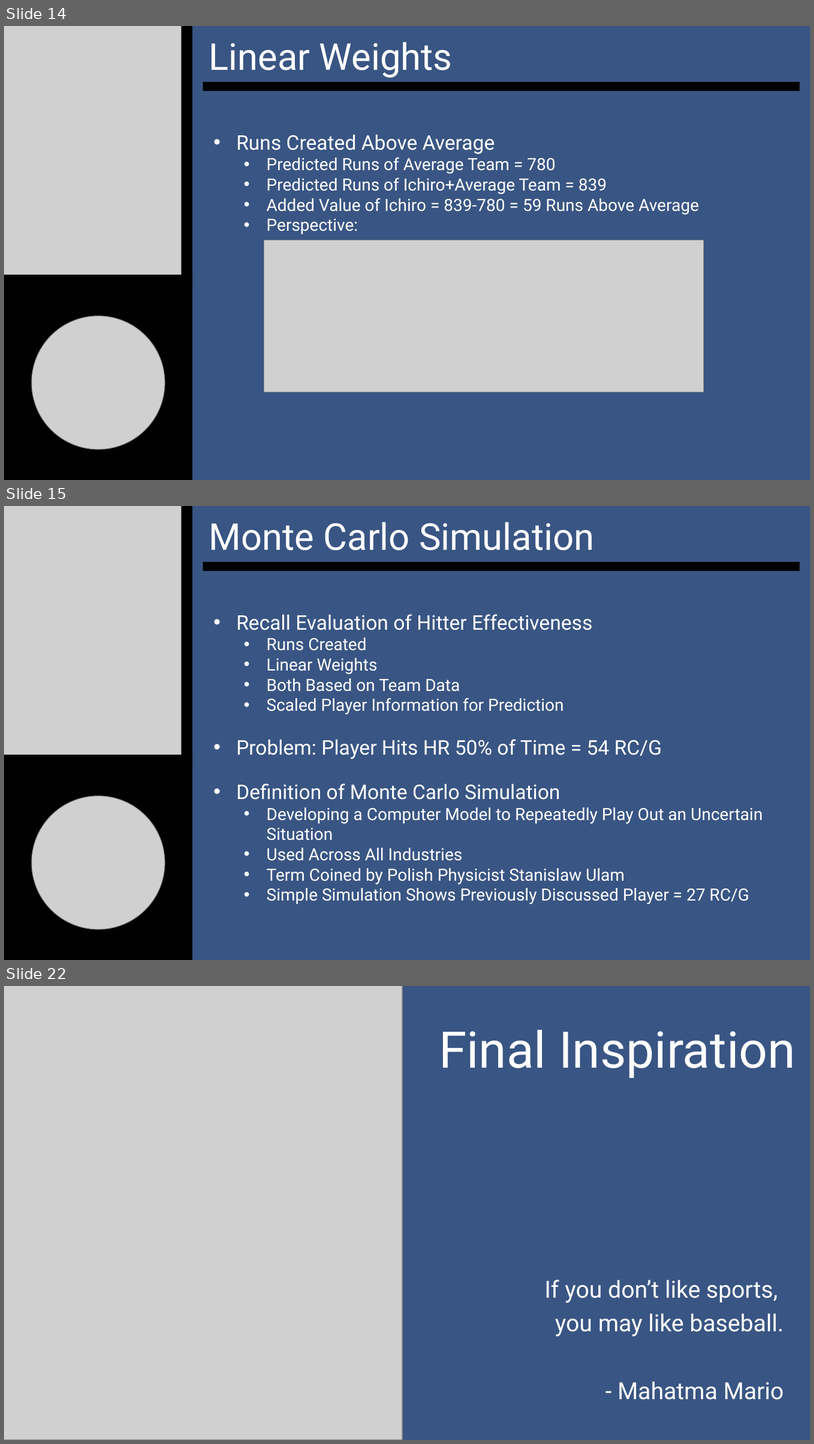
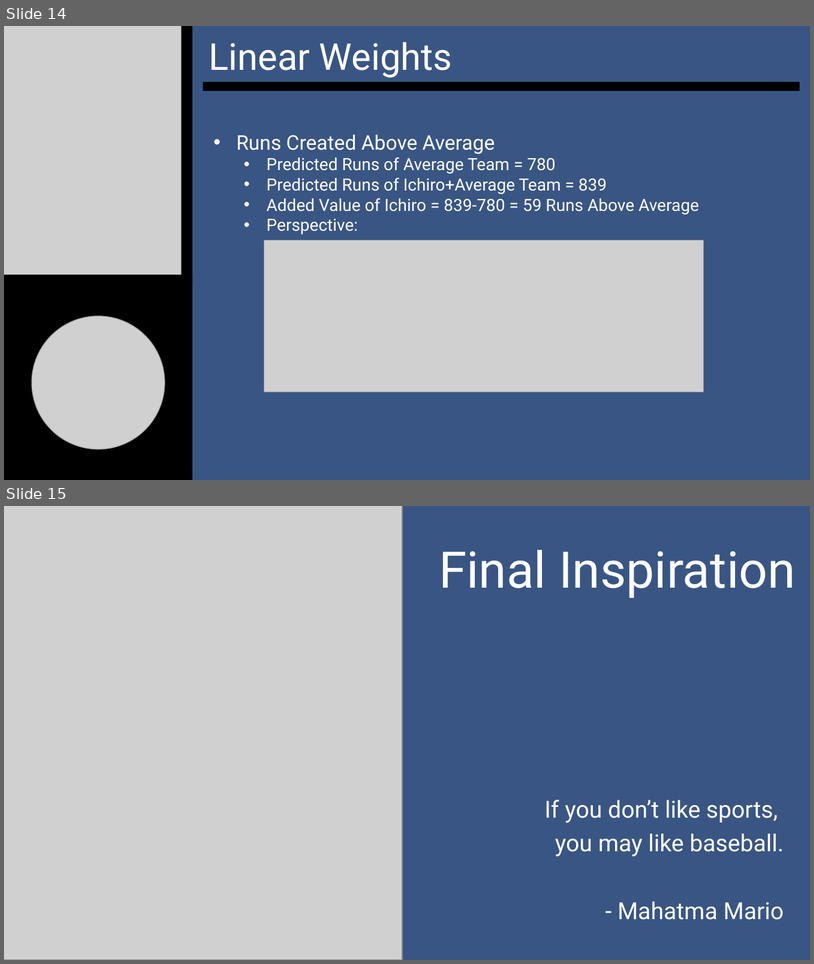
Before and after one commit to SuperMarioGiacomazzo/STOR390_WEBSITE, a slide deck: Slides/Baseball 3/Baseball_3_Lecture.pptx. Shown one above the other, each under a label of ours: slides 14, 15 and 22 before the commit, slides 14 and 15 after it; the slides between them are not shown. The pictures are 814x1444 and 814x964 pixels, drawn with LibreOffice and Linux fonts; fonts in the diff are those of the drawing; grey boxes stand for pictures. Boxes give left, top, right and bottom in pixels: in the first picture for what was removed or moved away, otherwise in the second. Text is boxed around its words. In the diff, an @@ line names an element or a change of style, - is before the commit and + after.

```diff
--- a/Slides/Baseball 3/Baseball_3_Lecture.pptx
+++ b/Slides/Baseball 3/Baseball_3_Lecture.pptx
@@ slide 15 removed at bbox=[4, 506, 810, 960], background #FFFFFF @@
@@ rectangle removed at bbox=[4, 506, 810, 960] @@
@@ picture removed at bbox=[4, 506, 182, 765] @@
@@ rectangle removed at bbox=[182, 506, 193, 765] @@
@@ subtitle removed at bbox=[209, 522, 594, 550] @@
-Monte Carlo Simulation
@@ rectangle removed at bbox=[203, 562, 800, 571] @@
@@ text removed at bbox=[236, 614, 763, 904] @@
-• Recall Evaluation of Hitter Effectiveness
-  • Runs Created
-  • Linear Weights
-  • Both Based on Team Data
-  • Scaled Player Information for Prediction
-• Problem: Player Hits HR 50% of Time = 54 RC/G
-• Definition of Monte Carlo Simulation
-  • Developing a Computer Model to Repeatedly Play Out an Uncertain Situation
-  • Used Across All Industries
-  • Term Coined by Polish Physicist Stanislaw Ulam
-  • Simple Simulation Shows Previously Discussed Player = 27 RC/G
@@ rectangle removed at bbox=[4, 754, 193, 960] @@
@@ picture removed at bbox=[32, 796, 165, 929] @@
@@ what was slide 22 is now slide 15 @@
```
Also in this commit, not shown: 6 other slides removed, 19 other files.
